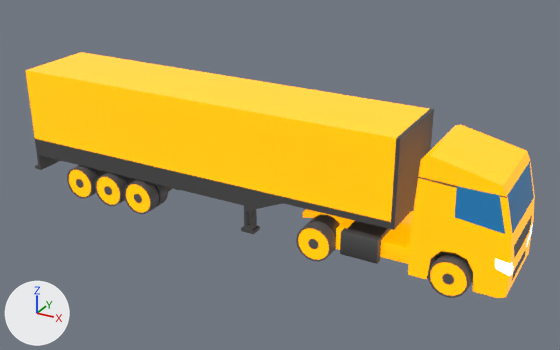
The glTF model truck_1.glb as it was, and as the next commit left it.
Before and after are seen from a camera (50 mm lens) standing at (0.217, -0.382, 0.225) and looking at (0.005, 0.004, 0.033). Every picture has the same lights, and +X, +Y and +Z are marked at lower left. Where no turn or scale is listed for an object, it has been applied to the vertices.

Script lines for the objects in view, before the commit:
```python
mat_truckwhitebody = principled_material('TruckWhiteBody')
mat_truckwhitebody.base_color = (0.831, 0.346, 0.0)  # orange #eb9f00
mat_truckwhitebody.roughness = 0.0
mat_truckwhitebody.emission_color = (1.0, 0.375, 0.0)  # orange #ffa500
mat_truckwhitebody.emission_strength = 1.0
me_object_3 = bpy.data.meshes.new('Object_3')
me_object_3.from_pydata(...)  # 20 vertices, 14 faces; spans x 0.1229..0.1527, y -0.0263..0.0263, z 0.0426..0.0632
me_object_3.materials.append(mat_screen)  # blue #2d90d2
me_object_7 = bpy.data.meshes.new('Object_7')
me_object_7.from_pydata(...)  # 234 vertices, 357 faces; spans x -0.17..0.154, y -0.027..0.027, z 0.005..0.083
me_object_7.materials.append(mat_truckwhitebody)  # orange #eb9f00
me_object_7_001 = bpy.data.meshes.new('Object_7.001')
me_object_7_001.from_pydata(...)  # 2624 vertices, 4480 faces; spans x -0.141..0.135, y -0.03..0.03, z 0.0..0.022
# faces by material slot: [668, 3812]
me_object_7_001.materials.append(mat_truckwhitebody)  # orange #eb9f00
me_object_7_001.materials.append(mat_truckblack)  # dark grey #605d5d
ob_object_5 = bpy.data.objects.new('Object_5', me_object_3)
ob_object_5.location = (0.0, 0.0, 0.0)
ob_object_9 = bpy.data.objects.new('Object_9', me_object_7)
ob_object_9.location = (0.0, 0.0, 0.0)
ob_object_9_001 = bpy.data.objects.new('Object_9.001', me_object_7_001)
ob_object_9_001.location = (0.0, 0.0, 0.0)
# also in view: 'Object_7' at (-0.013, 0.0, 0.044)
```
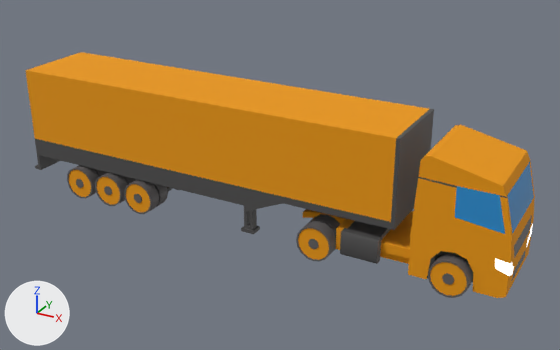
Pixel boxes (x1, y1, x2, y2) of what changed, in the pictures (560 x 350 px):
'Object_9', surface changed, recoloured
    both: (25, 52, 535, 298)
'Object_9.001', surface changed, recoloured
    both: (67, 166, 473, 298)

The edits, one by one:
In material 'TruckWhiteBody' (mat_truckwhitebody), emission_color is no longer (1.0, 0.375, 0.0), orange #ffa500.
In material 'TruckWhiteBody' (mat_truckwhitebody), emission_strength is no longer 1.0.
In material 'TruckWhiteBody' (mat_truckwhitebody), roughness goes from 0.0 to 1.0.
